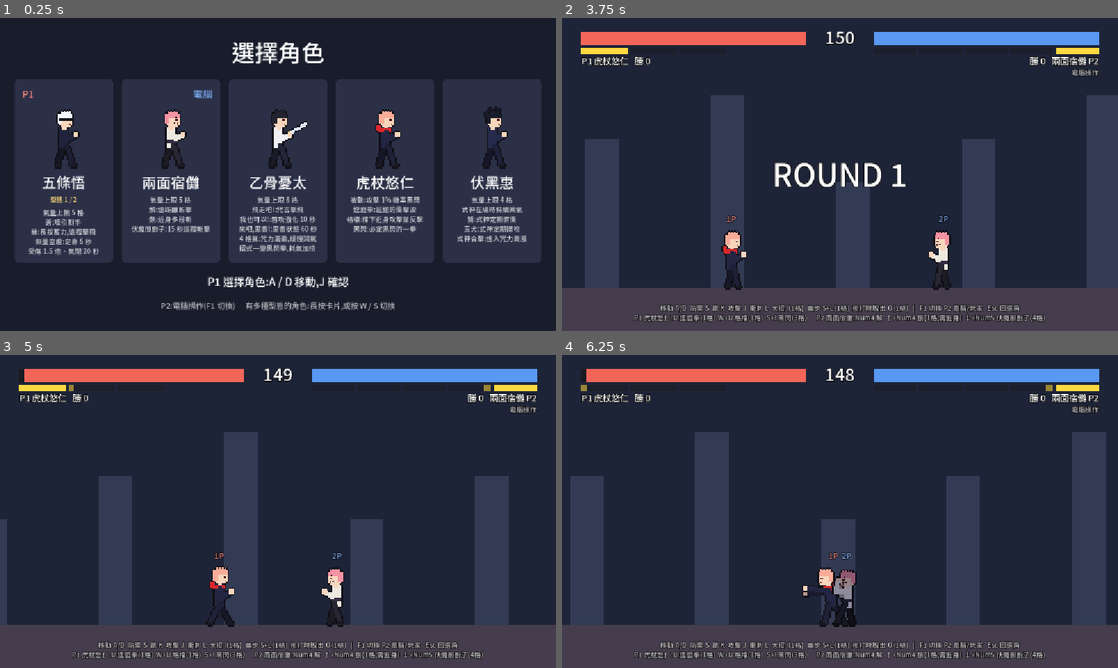
Above: before the commit, frames 1-4 (two rows, left to right).
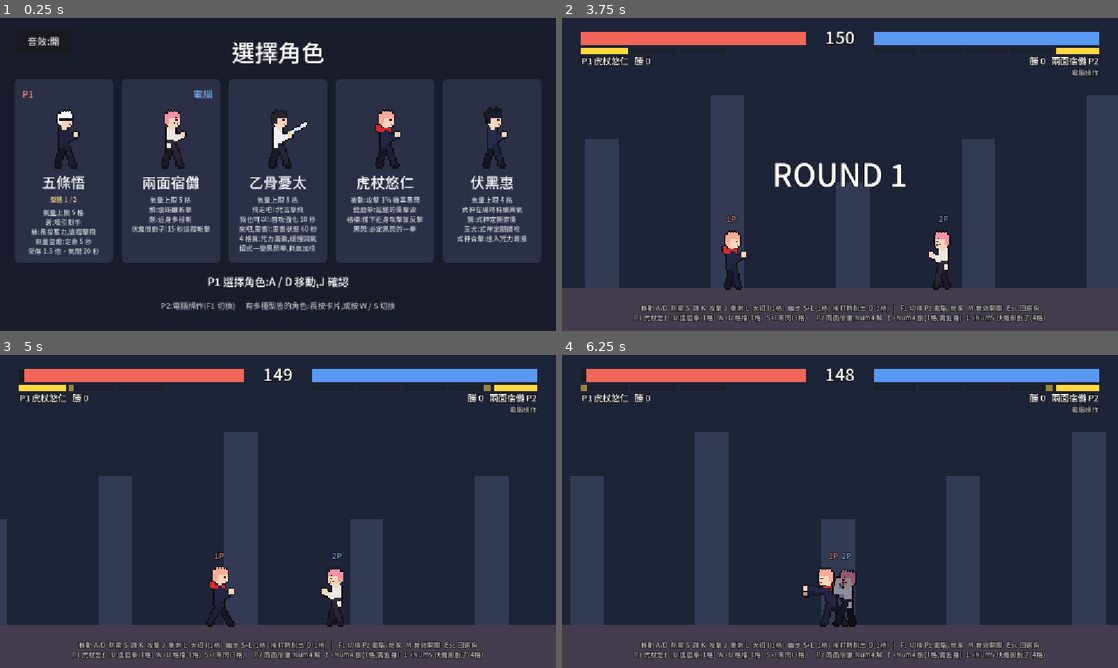
Above: after the commit, the same moments.

Repository: tyboy0407/anifight
Game: Godot game, scene res://scenes/select.tscn
Same seed, same stepped clock (60 frames per second), same inputs: the game is played once before the commit and once after it.
Inputs (mouse positions are in pixels of both pictures, inside the frame that each line leads up to):
- Up to frame 1 (0.25 s): no input
- Up to frame 2 (3.75 s): click (606, 39) at 0.5 s, where only the run after the commit has a clickable "音效:開"; click (606, 39) at 1.25 s, where only the run after the commit has a clickable "音效:關"; tap Enter (ui_accept) at 2, 2.27, 3.02 s; move the mouse to (962, 158) at 2.02 s; hold D 2.03-3.53 s; tap M at 2.1, 2.85 s; click (962, 158) at 2.17 s; move the mouse to (728, 190) at 2.77 s; click (728, 190) at 2.92 s; move the mouse to (895, 105) at 3.52 s; hold A from 3.53 s (still down); tap J at 3.6 s; click (895, 105) at 3.67 s
- Up to frame 3 (5 s): tap M at 3.8, 4.55 s; move the mouse to (250, 574) at 4.27 s; release A at 4.28 s; hold D from 4.28 s (still down); tap K at 4.35 s; click (250, 574) at 4.42 s; tap Enter (ui_accept) at 4.52 s
- Up to frame 4 (6.25 s): move the mouse to (1006, 558) at 5.02 s; tap L at 5.1 s; click (1006, 558) at 5.17 s; tap Enter (ui_accept) at 5.27, 6.02 s; tap M at 5.3, 6.05 s; move the mouse to (673, 464) at 5.77 s; release D at 5.78 s; hold A from 5.78 s (still down); tap I at 5.85 s; click (673, 464) at 5.92 s

The runs differ from the first frame. In frame 1, 0.1% of the frame differs, in the area x 5-11%, y 6-9%; in frame 2, 0.9%, in the area x 14-86%, y 91-95%; in frame 3, 0.9%; in frame 4, 0.9%.

Commit message:
Add synthesized sound effects
The game had no audio. tools/make_sfx.py now synthesizes 39 retro
style sounds (46 WAV files with variants, about 960 KB) into
assets/sfx, with no external assets involved.

Sfx is a small manager that plays them by name through a pool of
players hung off the scene tree root. It is wired into the shared
fighter code (swings, hits, guard, jump, dash, knockdown, KO, the
tumble), the select screen and round flow, and each character's
signature moves, mostly through a new optional sound argument on
_callout.

Web exports use sample playback, where pitch changes and bus mute are
not documented to work, so variation comes from multiple files per
sound and muting simply skips playback. Mute is toggled with M or an
on-screen button and is remembered between sessions.

Co-Authored-By: Claude Fable 5.2 <noreply@anthropic.com>

Diff:
--- a/scripts/characters/gojo.gd
+++ b/scripts/characters/gojo.gd
@@ -143,7 +143,7 @@
 	_blue_tick = 0.0
 	# 球體比角色大,畫成半透明才看得到被吸進去的對手
 	_blue_node = _make_orb(BLUE_SIZE, Color(BLUE_COLOR, 0.7), _blue_position)
-	_callout("蒼", BLUE_COLOR)
+	_callout("蒼", BLUE_COLOR, "blue")
 
 
 func _tick_blue(delta: float) -> void:
@@ -217,7 +217,7 @@
 	_red_time = RED_LIFETIME
 	_cast_fired = true
 	_cast_duration = _state_time + RED_RECOVERY
-	_callout("赫", RED_COLOR)
+	_callout("赫", RED_COLOR, "red")
 
 
 ## 調整凝聚中的球體大小。球體靠近自己的那一側固定不動,變大時往前、往上長。
@@ -261,6 +261,7 @@
 # ---------- 領域展開・無量空處 ----------
 
 func _release_domain() -> void:
+	Sfx.play("domain_void")
 	_clear_domain()
 	_domain_node = _make_domain_effect()
 	if opponent != null:
--- a/scripts/characters/gojo_young.gd
+++ b/scripts/characters/gojo_young.gd
@@ -156,7 +156,7 @@
 
 func _release_infinity() -> void:
 	_infinity_time = INFINITY_DURATION
-	_callout("無下限", INFINITY_COLOR)
+	_callout("無下限", INFINITY_COLOR, "infinity")
 
 
 ## 無下限期間被任何招式打中:攻擊停在身前、不造成任何效果,但每一下會讓無下限少 0.5 秒。
@@ -219,7 +219,7 @@
 	fade.tween_callback(afterimage.queue_free)
 	if opponent != null:
 		_move_behind_opponent(PUSH_BLINK_OFFSET)
-	_callout("蒼放", BLUE_COLOR)
+	_callout("蒼放", BLUE_COLOR, "blue")
 	_push_gathering = true
 	_push_node = _spawn_rect(Vector2(PUSH_ORB_START, PUSH_ORB_START), BLUE_COLOR, _push_hand_point(), 2)
 	_start_cast(PUSH_CAST, PUSH_RELEASE, _release_push)
@@ -288,7 +288,7 @@
 
 func _release_orb() -> void:
 	_clear_orb()
-	_callout("術式順轉「蒼」", BLUE_COLOR)
+	_callout("術式順轉「蒼」", BLUE_COLOR, "blue")
 	_orb = Orb.PULLING
 	_orb_time = ORB_DURATION
 	_orb_tick = 0.0
--- a/scripts/characters/megumi.gd
+++ b/scripts/characters/megumi.gd
@@ -228,11 +228,13 @@
 
 func _summon_owl() -> void:
 	_callout("鷲", OWL_COLOR)
+	Sfx.play("shikigami", 0)
 	_summon(_owl, _make_owl(), global_position + Vector2(OWL_HOVER.x * facing, OWL_HOVER.y), OWL_FIRST_ATTACK)
 
 
 func _summon_dog() -> void:
 	_callout("玉犬", DOG_COLOR)
+	Sfx.play("shikigami", 1)
 	_summon(_dog, _make_dog(), Vector2(global_position.x + DOG_HEEL * facing, _ground_y), DOG_FIRST_ATTACK)
 
 
@@ -391,7 +393,7 @@
 func _release_combine() -> void:
 	if not (_owl.active() and _dog.active()):
 		return  # 施法途中式神剛好消失
-	_callout("式神合擊", SURGE_COLOR)
+	_callout("式神合擊", SURGE_COLOR, "combine")
 	_surge_time = SURGE_DURATION
 	_combine = Combine.STRIKES
 	# 玉犬先撲上去咬住,鷲緊接著俯衝;合擊中的式神會追著對手跑
--- a/scripts/characters/sukuna.gd
+++ b/scripts/characters/sukuna.gd
@@ -149,7 +149,7 @@
 	var center := global_position + Vector2(DISMANTLE_OFFSET.x * facing, DISMANTLE_OFFSET.y)
 	_dismantle_node = _spawn_rect(DISMANTLE_SIZE, SLASH_COLOR, center)
 	_dismantle_node.rotation = 0.25 * facing
-	_callout("解", SLASH_COLOR)
+	_callout("解", SLASH_COLOR, "slash")
 
 
 func _tick_dismantle(delta: float) -> void:
@@ -184,7 +184,7 @@
 func _begin_cleave() -> void:
 	_cleave_hits_left = CLEAVE_HITS
 	_cleave_timer = 0.0
-	_callout("捌", BLOOD_COLOR)
+	_callout("捌", BLOOD_COLOR, "slash")
 
 
 func _tick_cleave(delta: float) -> void:
@@ -212,6 +212,7 @@
 # ---------- 領域展開・伏魔御廚子 ----------
 
 func _release_domain() -> void:
+	Sfx.play("domain_shrine")
 	_end_domain()
 	_domain_time = DOMAIN_DURATION
 	_domain_slash_timer = 0.0
@@ -254,6 +255,7 @@
 ## 在對手當下的位置落下一道斬擊:先出現半透明預兆,之後才有判定。
 ## 位置在預兆出現時就定下來,對手在預兆期間離開就躲得掉。
 func _spawn_domain_slash() -> void:
+	Sfx.play("slash")
 	if opponent == null:
 		return
 	var x := opponent.global_position.x
--- a/scripts/characters/yuji.gd
+++ b/scripts/characters/yuji.gd
@@ -214,7 +214,7 @@
 # ---------- 逕庭拳 ----------
 
 func _release_divergent() -> void:
-	_callout("逕庭拳", CURSE_COLOR)
+	_callout("逕庭拳", CURSE_COLOR, "divergent")
 	var center := global_position + Vector2(DIVERGENT_REACH_OFFSET.x * facing, DIVERGENT_REACH_OFFSET.y)
 	if not _rect_hits_opponent(center, DIVERGENT_REACH_SIZE):
 		return
@@ -266,7 +266,7 @@
 
 func _start_parry() -> void:
 	_parrying = true
-	_callout("格檔", Color(0.9, 0.9, 1.0))
+	_callout("格檔", Color(0.9, 0.9, 1.0), "parry")
 	# release 時間設在結束之後,所以只會維持架式,不會觸發 callback
 	_start_cast(PARRY_DURATION, PARRY_DURATION + 1.0, func() -> void: pass, "guard")
 
--- a/scripts/characters/yuta.gd
+++ b/scripts/characters/yuta.gd
@@ -201,7 +201,7 @@
 func _tick_overflow(delta: float) -> void:
 	var now := overflowing()
 	if now and not _was_overflowing and state != State.KO:
-		_callout("咒力滿盈", CURSE_COLOR)
+		_callout("咒力滿盈", CURSE_COLOR, "overflow")
 	_was_overflowing = now
 	# 滿盈期間緩慢回氣。氣量是整數,不足 1 點的部分先存著。
 	if not now or state == State.KO or energy_sealed():
@@ -274,7 +274,7 @@
 # ---------- 飛走吧! ----------
 
 func _release_speech() -> void:
-	_callout("飛走吧!", SPEECH_COLOR)
+	_callout("飛走吧!", SPEECH_COLOR, "speech")
 	var origin := global_position + Vector2(0, SPEECH_OFFSET.y)
 	# 聲波:三道由小到大、往前擴散的波紋
 	for i in 3:
@@ -292,7 +292,7 @@
 
 ## 先原地蓄力,蓄力結束的瞬間向前衝出揮拳。蓄力中被打會中斷,氣不退還。
 func _start_friend_punch() -> void:
-	_callout("不准欺負我的朋友!", BLACK_FLASH_COLOR)
+	_callout("不准欺負我的朋友!", BLACK_FLASH_COLOR, "friend_charge")
 	_start_cast(FRIEND_CHARGE + 0.1, FRIEND_CHARGE, _release_friend_punch)
 	# 拳頭上凝聚的咒力:由小變大的暗紅色方塊
 	var glow := _spawn_rect(Vector2(16, 16), Color(BLACK_FLASH_COLOR, 0.8), global_position + Vector2(facing * 40.0, -66.0), 2)
@@ -311,7 +311,7 @@
 
 func _release_buff() -> void:
 	_buff_time = BUFF_DURATION
-	_callout("我也可以!", CURSE_COLOR)
+	_callout("我也可以!", CURSE_COLOR, "powerup")
 
 
 ## 強化期間,刀的普通攻擊(地面與空中)傷害提升;里香的追擊與耗氣招式不受影響。
@@ -336,7 +336,7 @@
 func _enter_rika() -> void:
 	_rika_time = RIKA_DURATION
 	_ground_moves = _rika_chain
-	_callout("來吧,里香!", RIKA_COLOR)
+	_callout("來吧,里香!", RIKA_COLOR, "rika_summon")
 	if not is_instance_valid(_rika_node):
 		_rika_node = _make_rika()
 		_rika_node.global_position = global_position + Vector2(RIKA_FOLLOW_OFFSET.x * facing, RIKA_FOLLOW_OFFSET.y - 60)
@@ -403,6 +403,7 @@
 
 ## 里香撲到目標身旁揮爪的演出(不含傷害)。
 func _rika_claw(target: Fighter, claw_length: float) -> void:
+	Sfx.play("rika_claw")
 	var side := int(signf(target.global_position.x - global_position.x))
 	if side == 0:
 		side = facing
@@ -471,7 +472,7 @@
 	_cannon = Cannon.CHARGING
 	_cannon_time = CANNON_CHARGE
 	_rika_strike_timer = -1.0
-	_callout("真是失禮,這可是純愛", RIKA_COLOR)
+	_callout("真是失禮,這可是純愛", RIKA_COLOR, "cannon_charge")
 	_cannon_charge_node = _spawn_rect(Vector2(20, 20), RIKA_COLOR, _cannon_charge_point(), 2)
 
 
@@ -515,6 +516,7 @@
 
 
 func _fire_cannon() -> void:
+	Sfx.play("cannon_fire")
 	_cannon = Cannon.FIRING
 	_cannon_time = CANNON_FIRE
 	_cannon_tick = 0.0
--- a/scripts/fighter.gd
+++ b/scripts/fighter.gd
@@ -234,6 +234,7 @@
 		_start_attack(_ground_moves[0], 0)
 		return
 	if _pressed("jump"):
+		Sfx.play("jump")
 		velocity.y = JUMP_VELOCITY
 		_set_state(State.JUMP)
 		return
@@ -255,6 +256,7 @@
 		_start_attack(_air_move, -1)
 		return
 	if _landed():
+		Sfx.play("land")
 		_set_state(State.IDLE)
 
 
@@ -352,6 +354,7 @@
 		_tick_tumble(delta)
 	elif _state_time > 0.05 and _landed():
 		velocity.x = 0.0
+		Sfx.play("down")
 		_set_state(State.DOWN)
 
 
@@ -394,6 +397,7 @@
 			_tumble_bounces += 1
 			_spawn_dust(global_position, 10, 1.0)
 			screen_shake.emit(6.0)
+			Sfx.play("bounce")
 		else:
 			# 彈不起來了:貼著地面滾到停
 			velocity.x = move_toward(velocity.x, 0.0, TUMBLE_ROLL_FRICTION * delta)
@@ -401,6 +405,7 @@
 				_stop_tumble()
 				if state == State.LAUNCHED:
 					velocity.x = 0.0
+					Sfx.play("down")
 					_set_state(State.DOWN)
 				return
 	_tumble_dust_timer -= delta
@@ -434,6 +439,7 @@
 	if _tumble_floor_y < INF:
 		_spawn_dust(Vector2(global_position.x, _tumble_floor_y), 14, 1.5)
 	screen_shake.emit(18.0)
+	Sfx.play("wall_crash")
 	velocity = Vector2(-_tumble_dir * TUMBLE_WALL_REBOUND.x, TUMBLE_WALL_REBOUND.y)
 	_stop_tumble()
 
@@ -654,6 +660,7 @@
 ## 幽步:瞬間移動到對手背後。
 func _start_teleport() -> void:
 	_set_hitbox(false)
+	Sfx.play("teleport")
 	_move_behind_opponent(TELEPORT_OFFSET)
 	_set_state(State.TELEPORT, true)
 
@@ -676,6 +683,7 @@
 ## 受擊脫出:無敵並把附近的對手彈開,不造成傷害。
 func _start_burst() -> void:
 	velocity = Vector2.ZERO
+	Sfx.play("burst")
 	_set_state(State.BURST, true)
 	var burst_size := Vector2(BURST_RADIUS, BURST_RADIUS) * 2.0
 	_hit_visual.color = Color(1, 1, 1, 0.45)
@@ -700,6 +708,7 @@
 func _start_dash() -> void:
 	var axis := _axis()
 	_dash_dir = int(signf(axis)) if axis != 0.0 else facing
+	Sfx.play("dash")
 	_set_state(State.DASH)
 
 
@@ -724,6 +733,7 @@
 	if combo_step >= 0:
 		velocity.x = facing * move.lunge
 	_set_state(State.ATTACK, true)
+	Sfx.play("special" if combo_step == SPECIAL_STEP else "swing")
 
 
 func _end_attack() -> void:
@@ -767,6 +777,7 @@
 	if state == State.GUARD and facing == -away:
 		# 防禦成功:只吃少量傷害,不會被防禦傷害打倒。
 		_set_health(maxi(health - int(move.damage * GUARD_DAMAGE_SCALE), 1))
+		Sfx.play("guard")
 		velocity.x = away * 160.0
 		add_energy(int(move.damage * ENERGY_PER_DAMAGE_BLOCKED))
 		if move.builds_energy:
@@ -778,6 +789,7 @@
 	var tumbles := move.launches and move.tumbles
 	var damage := _register_hit(move.damage)
 	_set_health(health - damage)
+	Sfx.play("ko" if health <= 0 else ("hit_heavy" if move.launches else "hit_light"))
 	add_energy(int(damage * ENERGY_PER_DAMAGE_TAKEN))
 	if move.builds_energy:
 		attacker.add_energy(int(damage * ENERGY_PER_DAMAGE_DEALT))
@@ -941,8 +953,10 @@
 	return rect
 
 
-## 招式名稱浮字。
-func _callout(text: String, color: Color) -> void:
+## 招式名稱浮字。sound 是同時要播的音效名稱(見 Sfx.SOUNDS),留空就不播。
+func _callout(text: String, color: Color, sound: String = "") -> void:
+	if not sound.is_empty():
+		Sfx.play(sound)
 	var label := Label.new()
 	label.mouse_filter = Control.MOUSE_FILTER_IGNORE
 	label.text = text
@@ -963,7 +977,7 @@
 
 ## 黑閃的演出:招式名稱浮字,加上黑色與紅色交錯的閃電狀線條。
 func _black_flash_effect(center: Vector2) -> void:
-	_callout("黑閃", BLACK_FLASH_COLOR)
+	_callout("黑閃", BLACK_FLASH_COLOR, "black_flash")
 	for i in 7:
 		var bolt := _spawn_rect(Vector2(randf_range(120, 210), 7), Color(0.05, 0.02, 0.04) if i % 2 == 0 else BLACK_FLASH_COLOR, center, 3)
 		bolt.rotation = randf_range(-PI, PI)
--- a/scripts/main.gd
+++ b/scripts/main.gd
@@ -13,7 +13,7 @@
 const ROUND_TIME := 150.0
 const ROUND_END_DELAY := 2.2
 const SHAKE_TIME := 0.28
-const COMMON_HINT := "移動 A/D  防禦 S  跳 K  攻擊 J  衝刺 L  大招 I(1格)  幽步 S+L(1格)  挨打時脫出 O(1格)   |   F1 切換 P2 電腦/玩家   Esc 回選角"
+const COMMON_HINT := "移動 A/D  防禦 S  跳 K  攻擊 J  衝刺 L  大招 I(1格)  幽步 S+L(1格)  挨打時脫出 O(1格)   |   F1 切換 P2 電腦/玩家   M 音效開關   Esc 回選角"
 
 var _fighters: Array[Fighter] = []
 var _wins: Array[int] = [0, 0]
@@ -35,6 +35,7 @@
 
 
 func _ready() -> void:
+	Sfx.warm_up()
 	_build_backdrop()
 	_spawn_fighters()
 	_cpu = CpuController.new()
@@ -177,6 +178,7 @@
 	_hud.set_time(_time_left)
 	_round_active = true
 	_hud.show_message("ROUND %d" % _round_number, 1.2)
+	Sfx.play("round_start")
 
 
 func _on_health_changed(current: int, maximum: int, player_index: int) -> void:
@@ -202,6 +204,9 @@
 		winner = 0
 	elif diff < 0:
 		winner = 1
+	# 打倒對手的音效由角色自己播;時間到沒有人倒下,另外播提示音
+	if _round_active:
+		Sfx.play("time_up")
 	_end_round(winner, "TIME UP")
 
 
@@ -218,6 +223,7 @@
 
 	if winner >= 0 and _wins[winner] >= ROUNDS_TO_WIN:
 		_match_over = true
+		Sfx.play("victory")
 		var result_text := "%s\nP%d %s 獲勝" % [headline, winner + 1, GameState.character(winner).name]
 		if _touch != null:
 			_touch.set_match_over(true)
--- a/scripts/select.gd
+++ b/scripts/select.gd
@@ -26,6 +26,7 @@
 
 func _ready() -> void:
 	GameState.setup_input()
+	Sfx.warm_up()
 	_cursor = GameState.selection.duplicate()
 	for player_index in 2:
 		_form[player_index] = GameState.forms[player_index] if GameState.forms[player_index] < GameState.form_count(_cursor[player_index]) else 0
@@ -54,6 +55,7 @@
 			and not GameState.touch_enabled:
 		GameState.cpu_enabled = not GameState.cpu_enabled
 		_confirmed[1] = false
+		Sfx.play("ui_move")
 		_refresh()
 		return
 
@@ -77,6 +79,7 @@
 			_cycle_form(target, 1)
 		elif event.is_action_pressed(GameState.action(player_id, "attack")):
 			_confirmed[target] = true
+			Sfx.play("ui_confirm")
 			_refresh()
 			_try_start()
 		else:
@@ -116,6 +119,7 @@
 	_cursor[target] = card_index
 	_form[target] = form_index
 	_confirmed[target] = true
+	Sfx.play("ui_confirm")
 	_refresh()
 	_try_start()
 
@@ -129,6 +133,7 @@
 func _move_cursor(target: int, step: int) -> void:
 	_cursor[target] = posmod(_cursor[target] + step, GameState.CHARACTERS.size())
 	_form[target] = 0
+	Sfx.play("ui_move")
 	_refresh()
 
 
@@ -137,6 +142,7 @@
 	if count <= 1:
 		return
 	_form[target] = posmod(_form[target] + step, count)
+	Sfx.play("ui_move")
 	_refresh()
 
 
@@ -147,6 +153,7 @@
 	GameState.selection = [_cursor[0], _cursor[1]]
 	GameState.forms = [_form[0], _form[1]]
 	_status_label.text = "對戰開始!  %s  VS  %s" % [_picked_name(0), _picked_name(1)]
+	Sfx.play("ui_start")
 	await get_tree().create_timer(CONFIRM_DELAY).timeout
 	get_tree().change_scene_to_file(GameState.FIGHT_SCENE)
 
@@ -207,6 +214,7 @@
 # ---------- 型態視窗 ----------
 
 func _open_form_popup(card_index: int) -> void:
+	Sfx.play("ui_move")
 	_popup = Control.new()
 	_popup.set_anchors_and_offsets_preset(Control.PRESET_FULL_RECT)
 	add_child(_popup)
@@ -326,8 +334,29 @@
 	_mode_label.modulate = Color(1, 1, 1, 0.7)
 	column.add_child(_mode_label)
 
+	_build_sound_button()
 	if GameState.touch_enabled:
 		_build_touch_extras(column)
+
+
+## 左上角的音效開關(鍵盤也可以按 M)。
+func _build_sound_button() -> void:
+	var overlay := Control.new()
+	overlay.set_anchors_and_offsets_preset(Control.PRESET_FULL_RECT)
+	overlay.mouse_filter = Control.MOUSE_FILTER_IGNORE
+	add_child(overlay)
+	get_viewport().size_changed.connect(func() -> void: GameState.fit_to_safe_area(overlay))
+	GameState.fit_to_safe_area(overlay)
+
+	var sound := Button.new()
+	sound.focus_mode = Control.FOCUS_NONE
+	sound.add_theme_font_size_override("font_size", 20)
+	sound.offset_left = 30
+	sound.offset_right = 150
+	sound.offset_top = 24
+	sound.offset_bottom = 72
+	Sfx.setup_button(sound)
+	overlay.add_child(sound)
 
 
 ## 觸控模式的附加介面:全螢幕按鈕,或是 iPhone 上改用「加入主畫面」的提示。
--- /dev/null
+++ b/scripts/sfx.gd
@@ -0,0 +1,165 @@
+class_name Sfx
+extends Node
+## 音效管理器。遊戲各處呼叫 Sfx.play("名稱") 就會播放 assets/sfx/ 底下對應的音效。
+##
+## 音效檔由 tools/make_sfx.py 合成;有多個變化版的(hit_light_1、hit_light_2…)每次隨機挑一個。
+## 網頁版的音訊功能比較少(不保證能變調、不保證匯流排靜音有效),所以這裡不用那些功能:
+## 變化靠多個檔案,靜音靠「乾脆不播」,同時發聲靠多個播放器輪流用。
+##
+## 靜音:鍵盤 M,或畫面上的音效按鈕。設定會存起來,下次開啟沿用。
+##
+## 實際播放的是掛在場景樹根部的一個 Sfx 節點,播放器和音效檔都由它持有,
+## 遊戲關閉時跟著場景樹一起釋放。靜態變數只放純資料,不放節點、資源或 Callable。
+
+## 靜音狀態改變。button_label 是音效按鈕上要顯示的新文字。
+signal muted_changed(button_label: String)
+
+const DIR := "res://assets/sfx/"
+const SETTINGS_PATH := "user://settings.cfg"
+const VOICES := 12          # 最多同時播放幾個聲音
+const MIN_INTERVAL := 60    # 同一個音效至少隔幾毫秒才再播(多段攻擊同一瞬間打好幾下時不會疊成爆音)
+
+## 音效名稱 -> 變化版數量。要和 tools/make_sfx.py 的 SOUNDS 一致。
+const SOUNDS := {
+	# 共用戰鬥
+	"swing": 2, "hit_light": 3, "hit_heavy": 2, "guard": 1, "land": 1, "down": 1, "jump": 1,
+	"dash": 1, "teleport": 1, "burst": 1, "ko": 1, "special": 1, "bounce": 2, "wall_crash": 1,
+	# 介面
+	"ui_move": 1, "ui_confirm": 1, "ui_start": 1, "round_start": 1, "time_up": 1, "victory": 1,
+	# 招牌招式
+	"black_flash": 1, "domain_void": 1, "domain_shrine": 1, "slash": 2, "blue": 1, "red": 1,
+	"infinity": 1, "overflow": 1, "powerup": 1, "speech": 1, "friend_charge": 1, "rika_summon": 1,
+	"rika_claw": 1, "cannon_charge": 1, "cannon_fire": 1, "shikigami": 2, "combine": 1,
+	"divergent": 1, "parry": 1,
+}
+
+static var muted := false
+## 每個音效被要求播放的次數(不論有沒有靜音)。給測試確認播放點用。
+static var requests: Dictionary = {}
+
+static var _instance_id := 0              # 根部那個 Sfx 節點的 instance id;0 代表還沒建立
+static var _last_played: Dictionary = {}  # 名稱 -> 上次播放的時間(毫秒)
+static var _settings_loaded := false
+
+var _streams: Dictionary = {}  # 名稱 -> Array[AudioStream]
+var _players: Array[AudioStreamPlayer] = []
+var _next_player := 0
+
+
+## 播放一個音效。variant 指定要第幾個變化版(從 0 起算);不指定就隨機。
+static func play(sound: String, variant: int = -1) -> void:
+	requests[sound] = requests.get(sound, 0) + 1
+	var host := _host()
+	if muted or host == null or not host.is_inside_tree():
+		return
+	var now := Time.get_ticks_msec()
+	if now - int(_last_played.get(sound, -MIN_INTERVAL)) < MIN_INTERVAL:
+		return
+	var streams: Array = host._streams.get(sound, [])
+	if streams.is_empty():
+		return
+	_last_played[sound] = now
+	host._play(streams[variant % streams.size()] if variant >= 0 else streams.pick_random())
+
+
+## 在場景一開始呼叫:先把播放器和音效檔準備好,第一個音效才不會漏掉或卡頓。
+static func warm_up() -> void:
+	_host()
+
+
+static func set_muted(value: bool) -> void:
+	if muted == value:
+		return
+	muted = value
+	var config := ConfigFile.new()
+	config.set_value("audio", "muted", muted)
+	config.save(SETTINGS_PATH)
+	var host := _host()
+	if host == null:
+		return
+	if muted:
+		for player in host._players:
+			player.stop()
+	host.muted_changed.emit(button_text())
+
+
+static func toggle_muted() -> void:
+	set_muted(not muted)
+
+
+## 音效按鈕上要顯示的文字。
+static func button_text() -> String:
+	return "音效:關" if muted else "音效:開"
+
+
+## 把一個按鈕變成音效開關:按下切換靜音,文字跟著靜音狀態更新(用鍵盤 M 切換時也會更新)。
+## 連線接在按鈕自己的方法上,按鈕被釋放時會自動斷開。
+static func setup_button(button: Button) -> void:
+	button.text = button_text()
+	button.pressed.connect(_on_button_pressed)
+	var host := _host()
+	if host != null:
+		host.muted_changed.connect(button.set_text)
+
+
+static func _on_button_pressed() -> void:
+	toggle_muted()
+	play("ui_confirm")
+
+
+## 取得掛在場景樹根部的管理器;第一次呼叫時建立。
+static func _host() -> Sfx:
+	if not _settings_loaded:
+		_settings_loaded = true
+		var config := ConfigFile.new()
+		if config.load(SETTINGS_PATH) == OK:
+			muted = config.get_value("audio", "muted", false)
+	var host := instance_from_id(_instance_id) as Sfx if _instance_id != 0 else null
+	if host == null:
+		var tree := Engine.get_main_loop() as SceneTree
+		if tree == null:
+			return null
+		host = Sfx.new()
+		host.name = "Sfx"
+		_instance_id = host.get_instance_id()
+		# 場景還在建立時不能直接加到根節點,延後到這一幀結束
+		tree.root.add_child.call_deferred(host)
+	return host
+
+
+func _ready() -> void:
+	process_mode = Node.PROCESS_MODE_ALWAYS
+	for i in VOICES:
+		var player := AudioStreamPlayer.new()
+		add_child(player)
+		_players.append(player)
+	for sound: String in SOUNDS:
+		var count: int = SOUNDS[sound]
+		var streams: Array = []
+		for i in count:
+			var path := "%s%s%s.wav" % [DIR, sound, "_%d" % (i + 1) if count > 1 else ""]
+			var stream := load(path) as AudioStream
+			if stream == null:
+				push_warning("找不到音效檔:%s" % path)
+			else:
+				streams.append(stream)
+		_streams[sound] = streams
+
+
+func _input(event: InputEvent) -> void:
+	if event is InputEventKey and event.pressed and not event.echo and event.physical_keycode == KEY_M:
+		toggle_muted()
+
+
+func _play(stream: AudioStream) -> void:
+	# 找一個閒著的播放器;都在忙就輪流蓋掉
+	var player: AudioStreamPlayer = null
+	for candidate in _players:
+		if not candidate.playing:
+			player = candidate
+			break
+	if player == null:
+		player = _players[_next_player]
+		_next_player = (_next_player + 1) % _players.size()
+	player.stream = stream
+	player.play()
--- a/scripts/touch_controls.gd
+++ b/scripts/touch_controls.gd
@@ -330,16 +330,28 @@
 	add_child(root)
 	_menu_root = root
 
+	# 計時器下方並排兩個小按鈕:回選角、音效開關
 	_menu_button = _make_menu_button("回選角", 18, Vector2(96, 40))
 	_menu_button.anchor_left = 0.5
 	_menu_button.anchor_right = 0.5
-	_menu_button.offset_left = -48
-	_menu_button.offset_right = 48
+	_menu_button.offset_left = -100
+	_menu_button.offset_right = -4
 	_menu_button.offset_top = 74
 	_menu_button.offset_bottom = 114
 	_menu_button.modulate.a = 0.75
 	_menu_button.pressed.connect(func() -> void: back_requested.emit())
 	root.add_child(_menu_button)
+
+	var sound := _make_menu_button(Sfx.button_text(), 18, Vector2(96, 40))
+	sound.anchor_left = 0.5
+	sound.anchor_right = 0.5
+	sound.offset_left = 4
+	sound.offset_right = 100
+	sound.offset_top = 74
+	sound.offset_bottom = 114
+	sound.modulate.a = 0.75
+	Sfx.setup_button(sound)
+	root.add_child(sound)
 
 	_match_over_box = VBoxContainer.new()
 	_match_over_box.add_theme_constant_override("separation", 16)
@@ -367,6 +379,7 @@
 	button.focus_mode = Control.FOCUS_NONE
 	button.custom_minimum_size = minimum_size
 	button.add_theme_font_size_override("font_size", font_size)
+	button.pressed.connect(func() -> void: Sfx.play("ui_confirm"))
 	return button
 
 
Binary file changed: assets/fonts/NotoSansTC-subset.ttf
Not shown, added: assets/sfx/black_flash.wav.import
Not shown, added: assets/sfx/blue.wav.import
Not shown, added: assets/sfx/bounce_1.wav.import
Not shown, added: assets/sfx/bounce_2.wav.import
Not shown, added: assets/sfx/burst.wav.import
Not shown, added: assets/sfx/cannon_charge.wav.import
Not shown, added: assets/sfx/cannon_fire.wav.import
Not shown, added: assets/sfx/combine.wav.import
Not shown, added: assets/sfx/dash.wav.import
Not shown, added: assets/sfx/divergent.wav.import
Not shown, added: assets/sfx/domain_shrine.wav.import
(and 82 more such lines)
